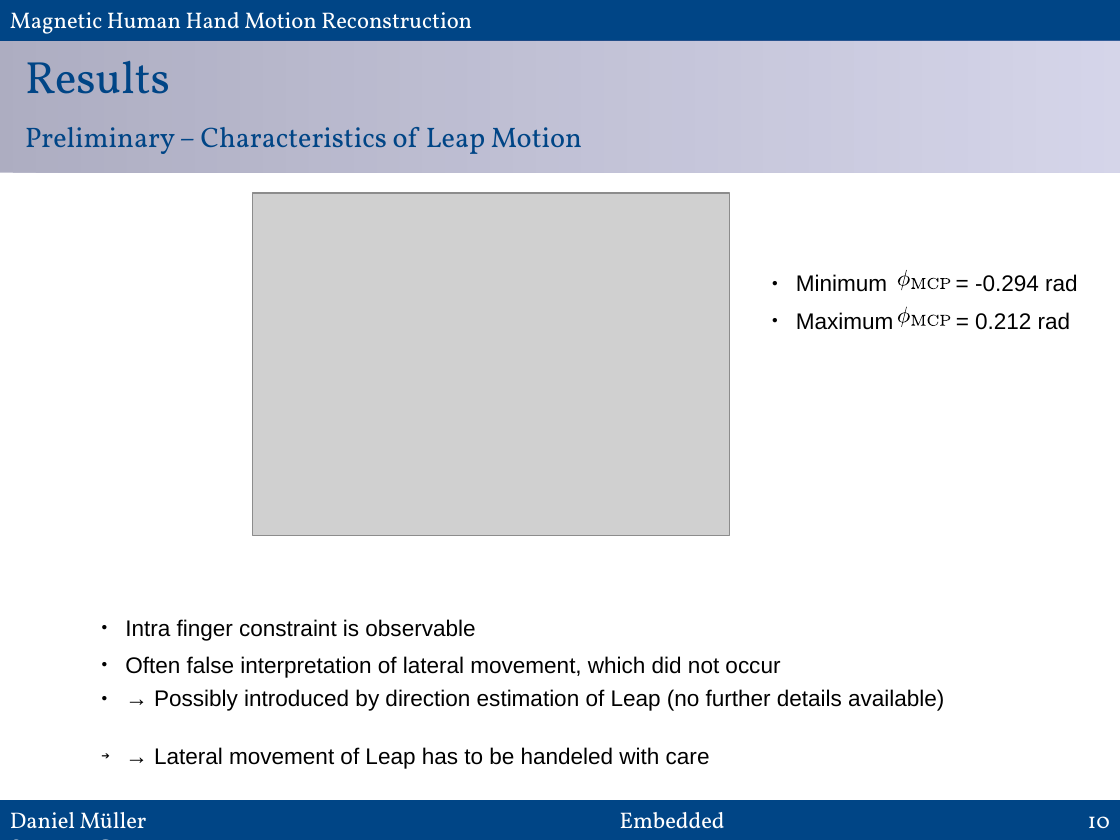
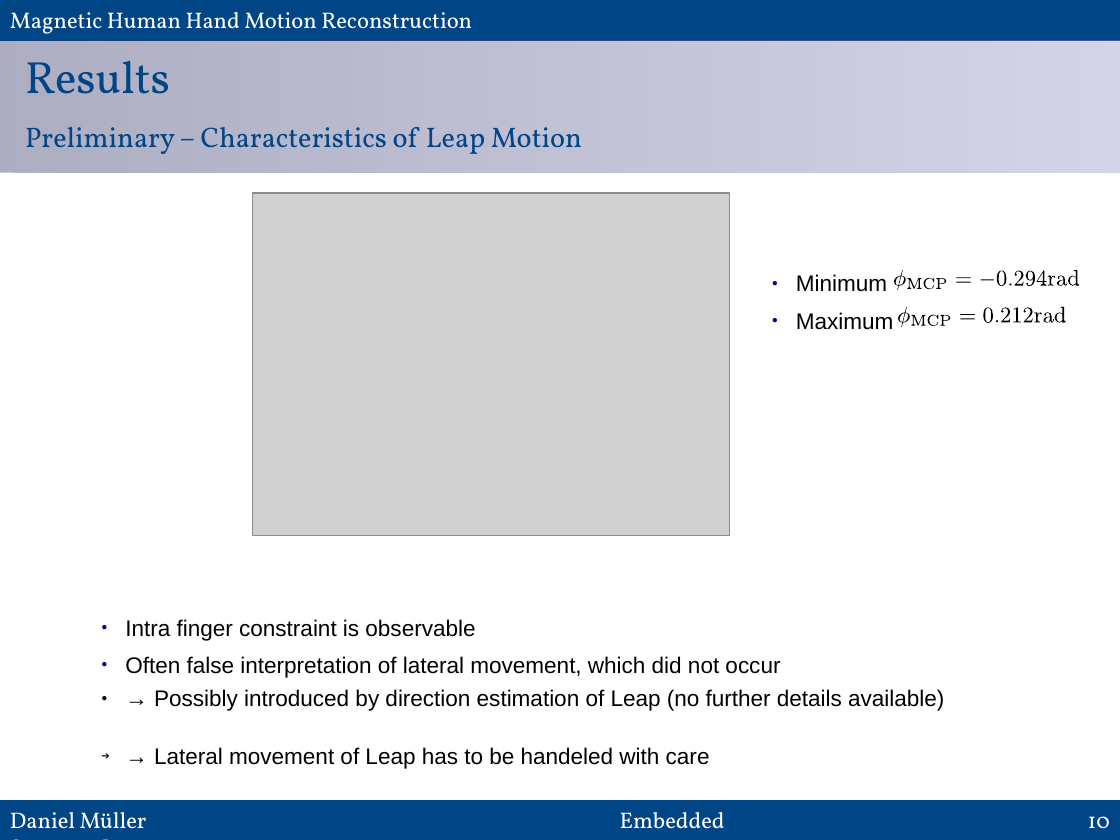
Before and after one commit to MuellerDaniel/SensGlove, a slide deck: slide 10 of praes/preasi.odp. Drawn at 1120x840 pixels with LibreOffice and Linux fonts; fonts in the diff are those of the drawing; grey boxes stand for pictures. Boxes give left, top, right and bottom in pixels: in the first picture for what was removed or moved away, otherwise in the second. Text is boxed around its words. In the diff, an @@ line names an element or a change of style, - is before the commit and + after.

```diff
--- a/praes/preasi.odp
+++ b/praes/preasi.odp
@@ text at (x1=796, y1=274, x2=894, y2=330): text changed @@
-● Minimum = -0.294 rad
-● Maximum = 0.212 rad
+● Minimum
+● Maximum
@@ freeform shape resized from (x1=897, y1=270, x2=952, y2=291) to (x1=893, y1=270, x2=1080, y2=291) @@
@@ 3 freeform shapes moved together from (x1=898, y1=270, x2=939, y2=291) to (x1=894, y1=270, x2=935, y2=291) @@
@@ freeform shape at (x1=937, y1=278, x2=947, y2=290): outline redrawn @@
@@ group added at (x1=956, y1=270, x2=1079, y2=287): 10 freeform shapes @@
@@ freeform shape resized from (x1=897, y1=307, x2=952, y2=327) to (x1=897, y1=307, x2=1067, y2=327) @@
@@ freeform shape at (x1=898, y1=307, x2=911, y2=327): outline redrawn @@
@@ group added at (x1=960, y1=307, x2=1066, y2=323): 9 freeform shapes @@
```
Also in this commit, not shown: 12 other slides changed, 3 slides added, 3 slides removed.
